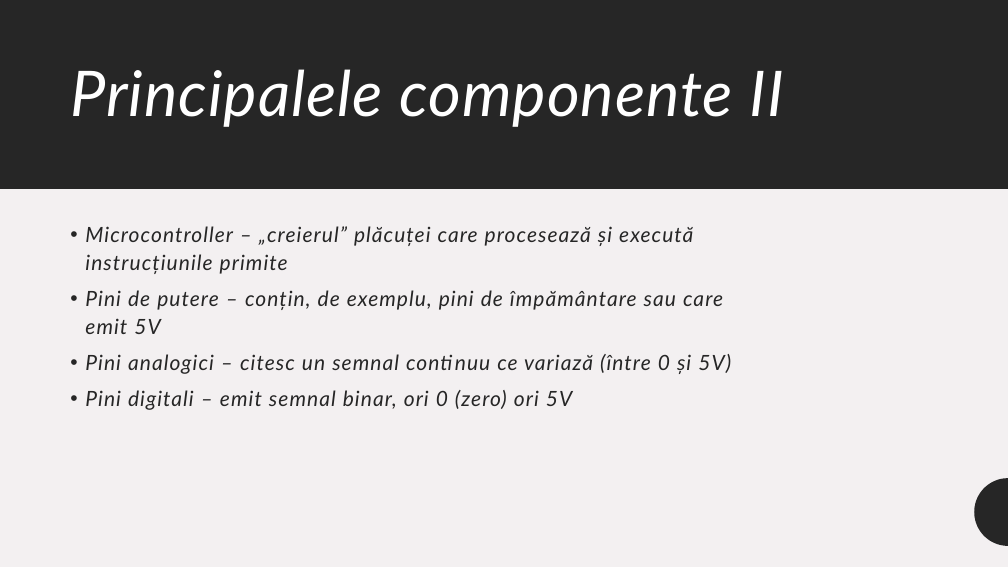
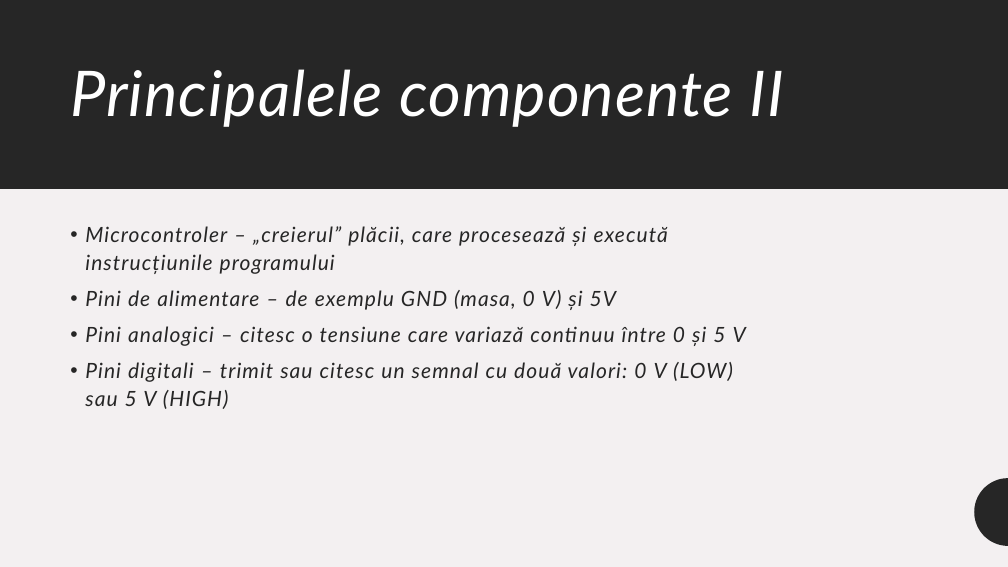
Before and after one commit to mihai-dulgheru/BazelePlaciiProgramabile, a slide deck: slide 4 of Bazele plăcii programabile.pptx. Drawn at 1008x567 pixels with LibreOffice and Linux fonts; fonts in the diff are those of the drawing. Boxes give left, top, right and bottom in pixels: in the first picture for what was removed or moved away, otherwise in the second. Text is boxed around its words. In the diff, an @@ line names an element or a change of style, - is before the commit and + after.

Commit message:
Prezentare: scheme de montaj, fără videoclip, conținut corectat
- Patru slide-uri noi după „Aplicații”, cu schemele de montaj noi
  (pasul 1, pasul 2, pașii 3-4, pasul 5), cu text alternativ.
- Slide-ul cu videoclipul demo e șters, ca și videoclipul din repo
  (prezentarea scade de la 8,7 MB la 1,5 MB).
- Corecturi de conținut: butonul reset repornește programul, pinii
  digitali și citesc, MiniCore e pachet de plăci (nu bibliotecă),
  regula de conectare a breadboard-ului, materialul rezistorului,
  anod/catod și rezistorul în serie la LED, setările din Tools.
- „Aplicații” listează pașii 1-5 ca în README, cu un singur font.
- Logo-ul Arduino are din nou imagine PNG de rezervă pentru
  aplicațiile care nu afișează SVG.
- PDF-ul e exportat din nou (25 de pagini).

```diff
--- a/Bazele plăcii programabile.pptx
+++ b/Bazele plăcii programabile.pptx
@@ text at (x1=85, y1=226, x2=746, y2=409): text changed @@
-• Microcontroller – „creierul” plăcuței care procesează și execută instrucțiunile primite
-• Pini de putere – conțin, de exemplu, pini de împământare sau care emit 5V
-• Pini analogici – citesc un semnal continuu ce variază (între 0 și 5V)
-• Pini digitali – emit semnal binar, ori 0 (zero) ori 5V
+• Microcontroler – „creierul” plăcii, care procesează și execută instrucțiunile programului
+• Pini de alimentare – de exemplu GND (masa, 0 V) și 5V
+• Pini analogici – citesc o tensiune care variază continuu între 0 și 5 V
+• Pini digitali – trimit sau citesc un semnal cu două valori: 0 V (LOW) sau 5 V (HIGH)
```
Also in this commit, not shown: 14 other slides changed, 4 slides added, 1 slide removed, 1 other file.
